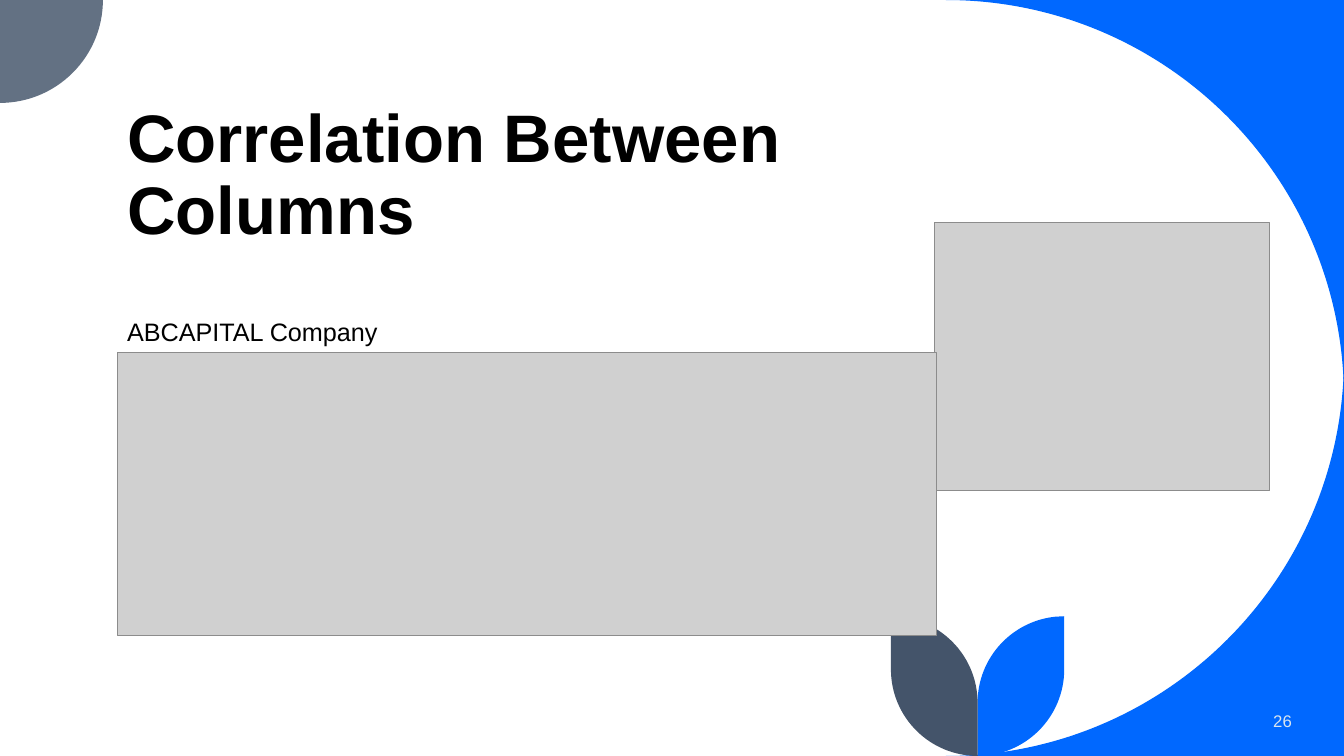
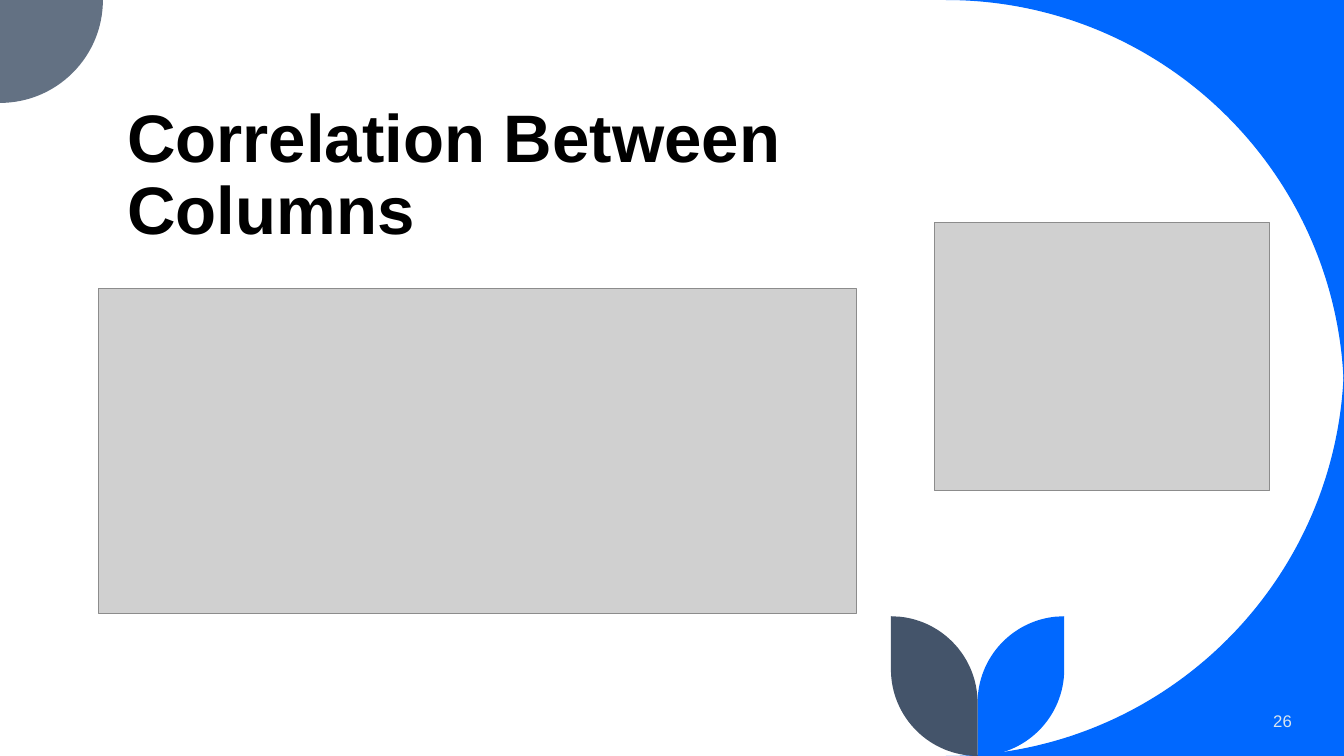
Before and after one commit to Vatsmanglam/Stock-Market-Prediction, a slide deck: slide 26 of project.pptx. Drawn at 1344x756 pixels with LibreOffice and Linux fonts; fonts in the diff are those of the drawing; grey boxes stand for pictures. Boxes give left, top, right and bottom in pixels: in the first picture for what was removed or moved away, otherwise in the second. Text is boxed around its words. In the diff, an @@ line names an element or a change of style, - is before the commit and + after.

```diff
--- a/project.pptx
+++ b/project.pptx
@@ picture: place and size @@
-picture at [117, 353, 937, 636]
+picture at [99, 288, 856, 613]
@@ text removed at [127, 323, 378, 347] @@
-ABCAPITAL Company
```
Also in this commit, not shown: 3 other slides changed, 2 slides added, 3 other files.
